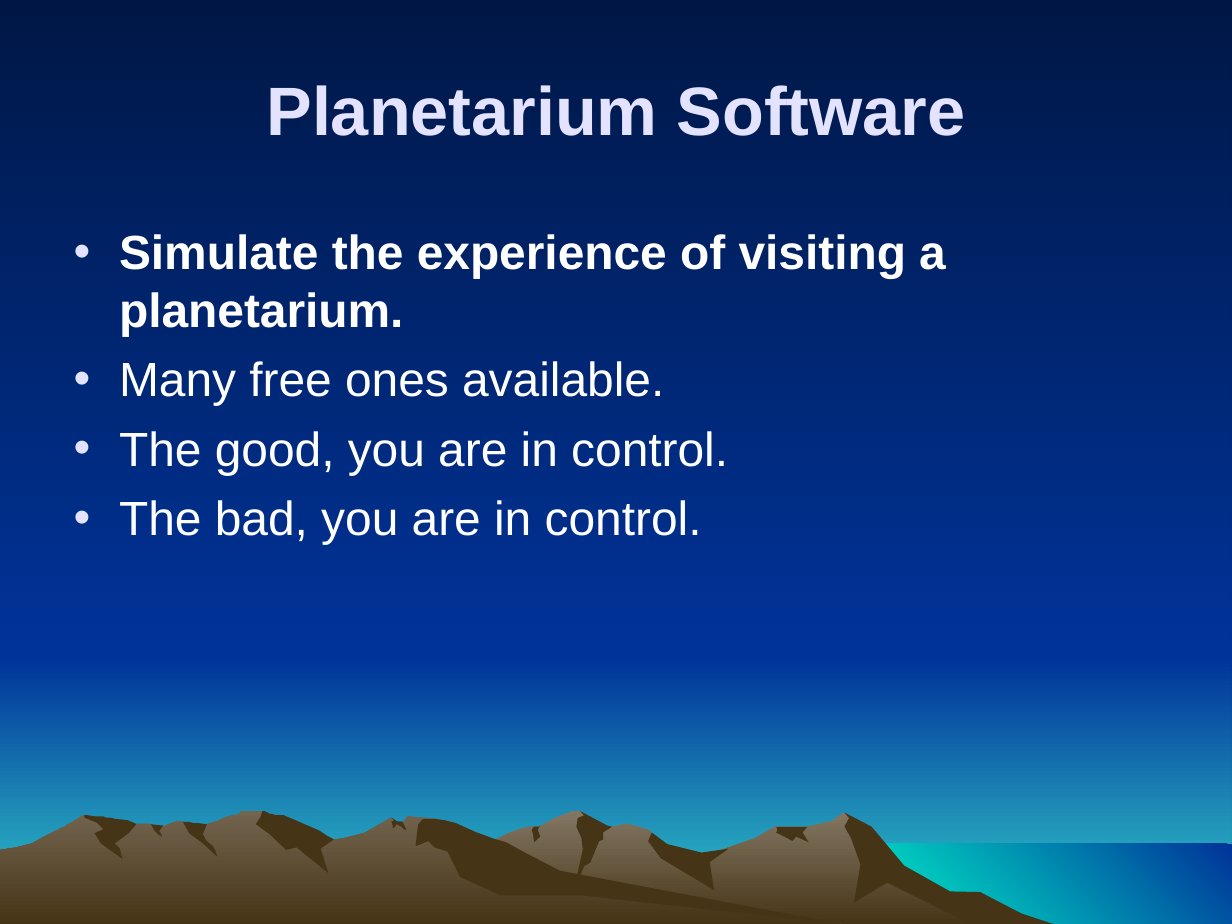
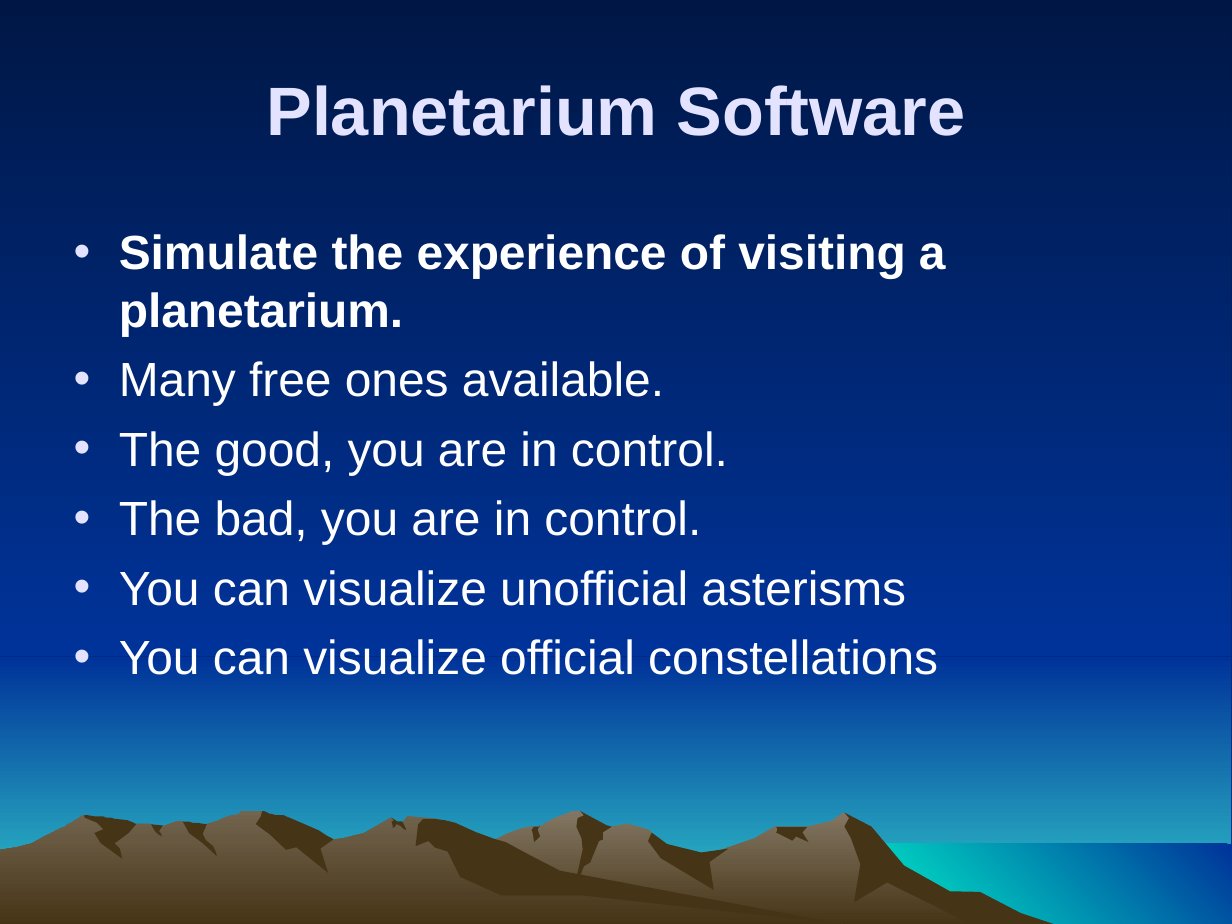
Before and after one commit to ForrestErickson/Asterisms_and_Constelations, a slide deck: slide 5 of Asterisms_and_Constelations.ppt (slide 4 before the commit). Drawn at 1232x924 pixels with LibreOffice and Linux fonts; fonts in the diff are those of the drawing. Boxes give left, top, right and bottom in pixels: in the first picture for what was removed or moved away, otherwise in the second. Text is boxed around its words. In the diff, an @@ line names an element or a change of style, - is before the commit and + after.

```diff
--- a/Asterisms_and_Constelations.ppt
+++ b/Asterisms_and_Constelations.ppt
@@ freeform shape at <box>0,0,1231,657</box>: outline redrawn @@
@@ text at <box>119,570,938,675</box>: paragraphs added @@
+• You can visualize unofficial asterisms
+• You can visualize official constellations
@@ freeform shape at <box>0,657,1231,923</box>: outline redrawn @@
```
Also in this commit, not shown: 15 other slides changed, 2 slides added, 1 other file.
